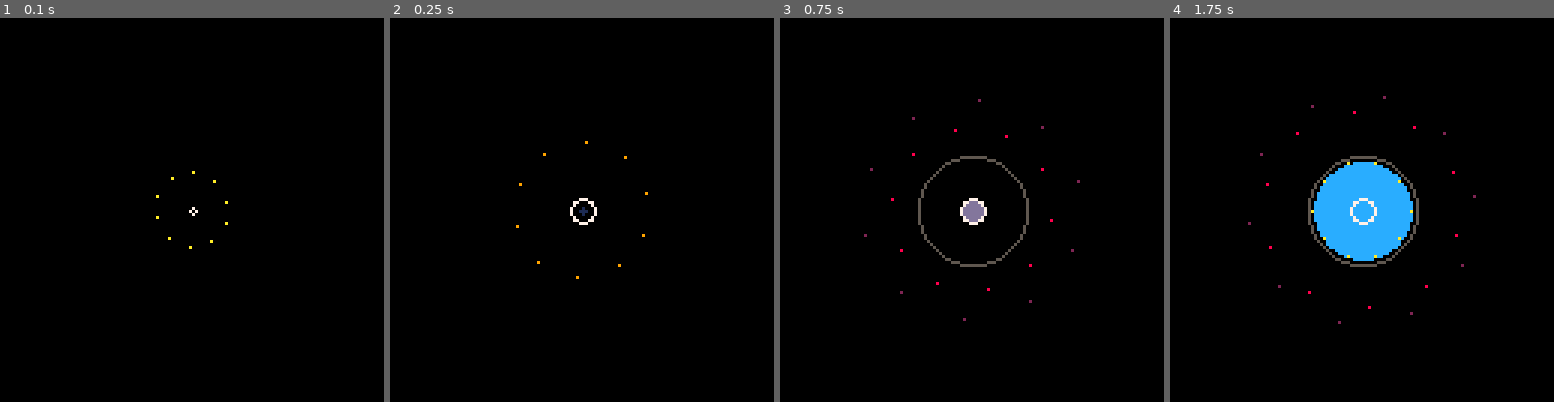
Above: before the commit, frames 1-4 (left to right).
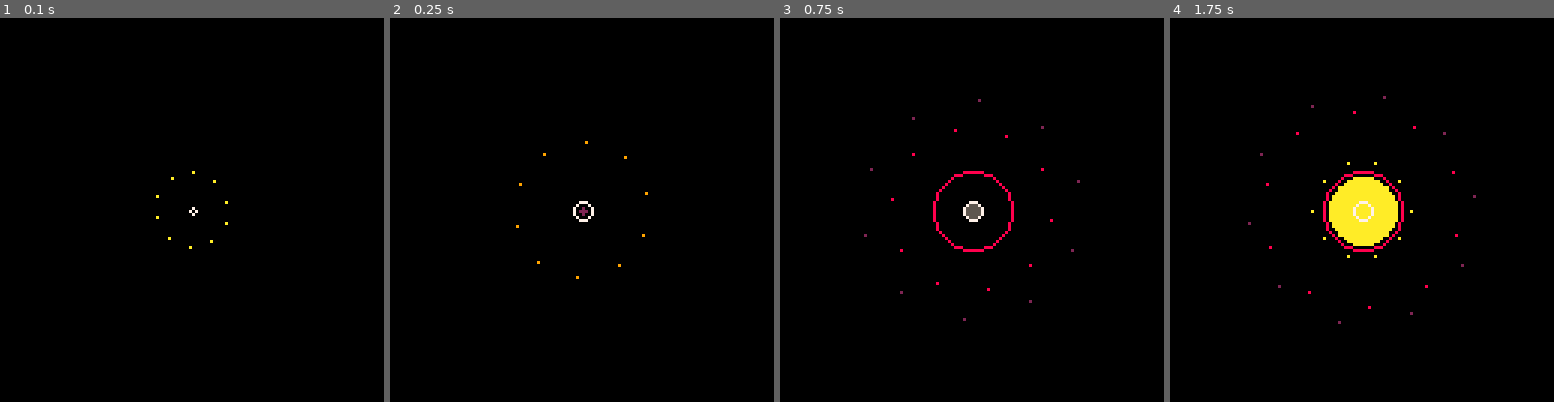
Above: after the commit, the same moments.

Repository: wesen/carts
Game: PICO-8 cartridge blog/particle-systems/ps1.p8
Same seed, same stepped clock (60 frames per second), same inputs: the game is played once before the commit and once after it.
Inputs:
- Up to frame 1 (0.1 s): no input
- Up to frame 2 (0.25 s): no input
- Up to frame 3 (0.75 s): no input
- Up to frame 4 (1.75 s): no input

Frame 1 is identical in both runs. In frame 2, 0.3% of the frame differs, in the area x 46-54%, y 46-54%; in frame 3, 1.4%; in frame 4, 5.7%, in the area x 35-65%, y 35-65%.

Commit message:
More tweaking

Diff:
--- a/blog/particle-systems/helpers.lua
+++ b/blog/particle-systems/helpers.lua
@@ -5,3 +5,11 @@
 function rndangle(a)
  return angle2vec(rnd(a or 1))
 end
+
+function copy_table(a)
+ local res={}
+ for k,v in pairs(a) do
+  res[k]=v
+ end
+ return res
+end
--- a/blog/particle-systems/ps1.lua
+++ b/blog/particle-systems/ps1.lua
@@ -12,7 +12,7 @@
  self.y=64
  self.lifetime=1
  self.t=0
- self.radius=20
+ self.radius=15
 end)
 
 function cls_particle:update()
@@ -24,7 +24,7 @@
   end
 end
 
-band_pal={7,7,7,7,6,6,6,5,5,5,1,1,1,1}
+band_pal={7,7,7,15,15,10,10,9,9,8,8,8,2,2,2}
 cls_p_band=subclass(cls_particle,function(self)
  cls_particle._ctr(self)
 end)
@@ -34,16 +34,16 @@
  circ(self.x,self.y,v,band_pal[col])
 end
 
-disc_pal={1,1,13,13,12,12,12,7}
+disc_pal={2,2,5,5,8,8,9,9,10,10,10}
 cls_p_disc=subclass(cls_particle,function(self)
   cls_particle._ctr(self)
   self.lifetime=2
-  self.radius=30
+  self.radius=20
 end)
 function cls_p_disc:draw()
  -- local v=inoutcubic(1,self.radius,self.t,self.lifetime)
  local v=incirc(1,self.radius,self.t,self.lifetime)
- local col=disc_pal[flr(self.t/self.lifetime*#disc_pal)]
+ local col=disc_pal[flr((self.t/self.lifetime)*#disc_pal)]
  circfill(self.x,self.y,v,col)
 end
 
--- a/blog/particle-systems/ps1.p8
+++ b/blog/particle-systems/ps1.p8
@@ -75,6 +75,14 @@
  return angle2vec(rnd(a or 1))
 end
 
+function copy_table(a)
+ local res={}
+ for k,v in pairs(a) do
+  res[k]=v
+ end
+ return res
+end
+
 
 parts_1={}
 parts_2={}
@@ -85,7 +93,7 @@
  self.y=64
  self.lifetime=1
  self.t=0
- self.radius=20
+ self.radius=15
 end)
 
 function cls_particle:update()
@@ -97,7 +105,7 @@
   end
 end
 
-band_pal={7,7,7,7,6,6,6,5,5,5,1,1,1,1}
+band_pal={7,7,7,15,15,10,10,9,9,8,8,8,2,2,2}
 cls_p_band=subclass(cls_particle,function(self)
  cls_particle._ctr(self)
 end)
@@ -107,16 +115,16 @@
  circ(self.x,self.y,v,band_pal[col])
 end
 
-disc_pal={1,1,13,13,12,12,12,7}
+disc_pal={2,2,5,5,8,8,9,9,10,10,10}
 cls_p_disc=subclass(cls_particle,function(self)
   cls_particle._ctr(self)
   self.lifetime=2
-  self.radius=30
+  self.radius=20
 end)
 function cls_p_disc:draw()
  -- local v=inoutcubic(1,self.radius,self.t,self.lifetime)
  local v=incirc(1,self.radius,self.t,self.lifetime)
- local col=disc_pal[flr(self.t/self.lifetime*#disc_pal)]
+ local col=disc_pal[flr((self.t/self.lifetime)*#disc_pal)]
  circfill(self.x,self.y,v,col)
 end
 
